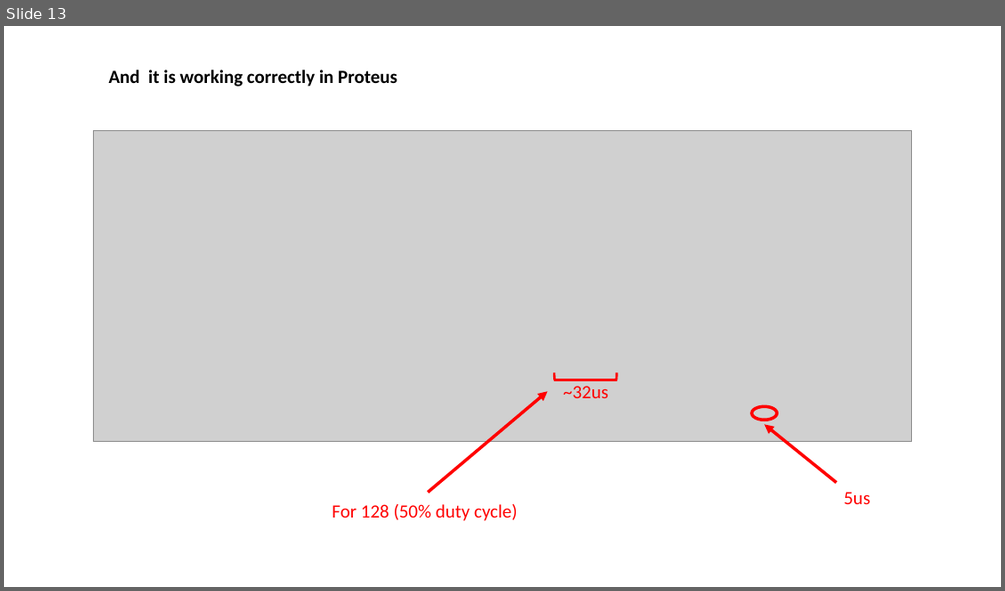
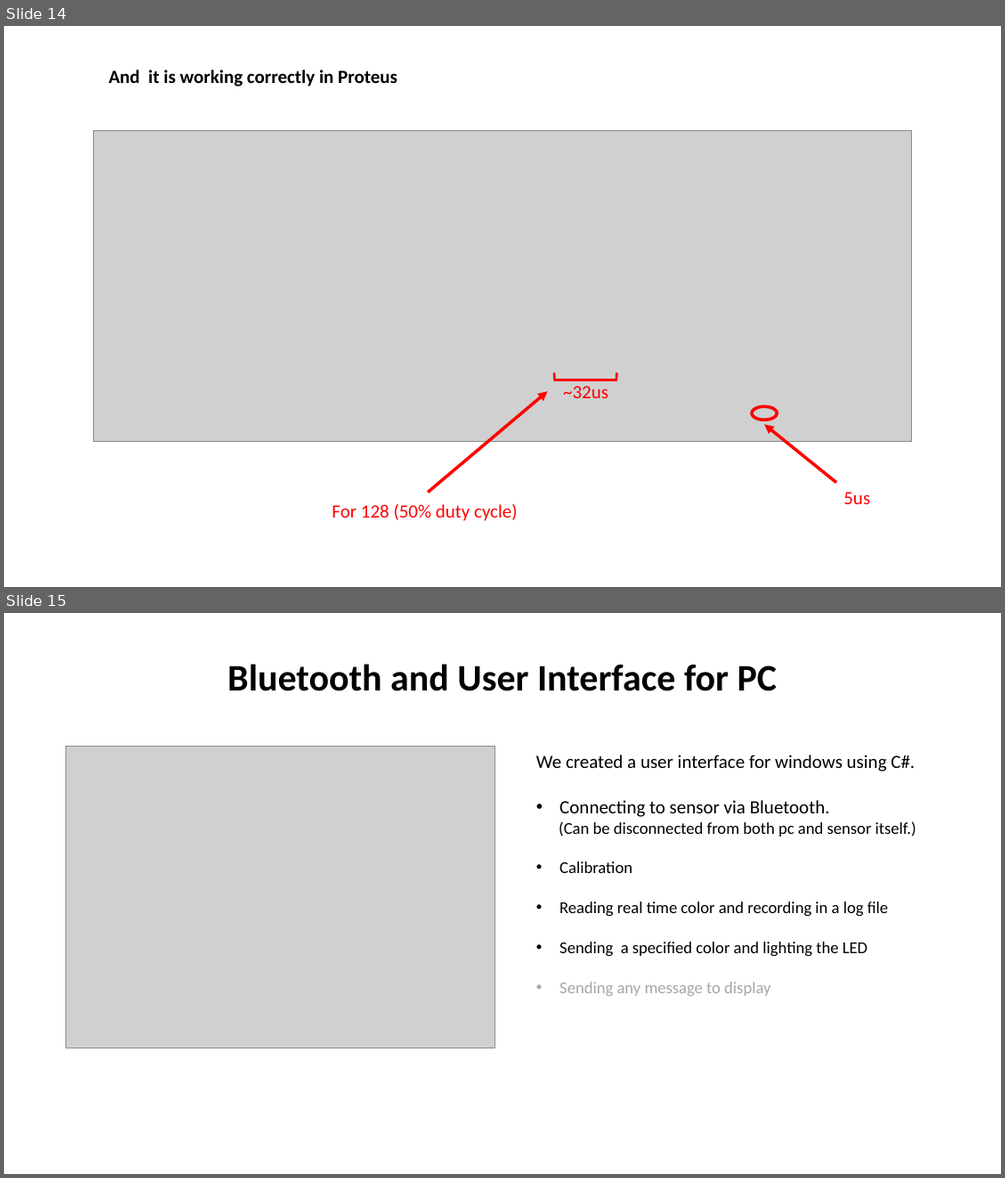
Before and after one commit to Team-Sagittarius-ENTC/RGBsensor, a slide deck: prabhashwara/FINAL -- RGB COLOR SENSOR PROJECT.pptx. Shown one above the other, each under a label of ours: slide 13 before the commit, slides 14 and 15 after it. The pictures are 1005x591 and 1005x1178 pixels, drawn with LibreOffice and Linux fonts; fonts in the diff are those of the drawing; grey boxes stand for pictures. Boxes give left, top, right and bottom in pixels: in the first picture for what was removed or moved away, otherwise in the second. Text is boxed around its words. In the diff, an @@ line names an element or a change of style, - is before the commit and + after.

```diff
--- a/prabhashwara/FINAL -- RGB COLOR SENSOR PROJECT.pptx
+++ b/prabhashwara/FINAL -- RGB COLOR SENSOR PROJECT.pptx
@@ slide 15 added at (4,613,1001,1174), background #FFFFFF @@
@@ title added at (227,664,777,691), 36 pt, text #000000, bold @@
+Bluetooth and User Interface for PC
@@ picture added at (65,747,494,1047) @@
@@ text added at (536,755,916,996), 16 pt, text #000000 @@
+We created a user interface for windows using C#.
+• Connecting to sensor via Bluetooth.
+(Can be disconnected from both pc and sensor itself.)
+• Calibration
+• Reading real time color and recording in a log file
+• Sending a specified color and lighting the LED
+• Sending any message to display
@@ what was slide 13 is now slide 14 @@
```
Also in this commit, not shown: 3 slides changed, 3 other slides added, 3 slides removed, 4 other files.
